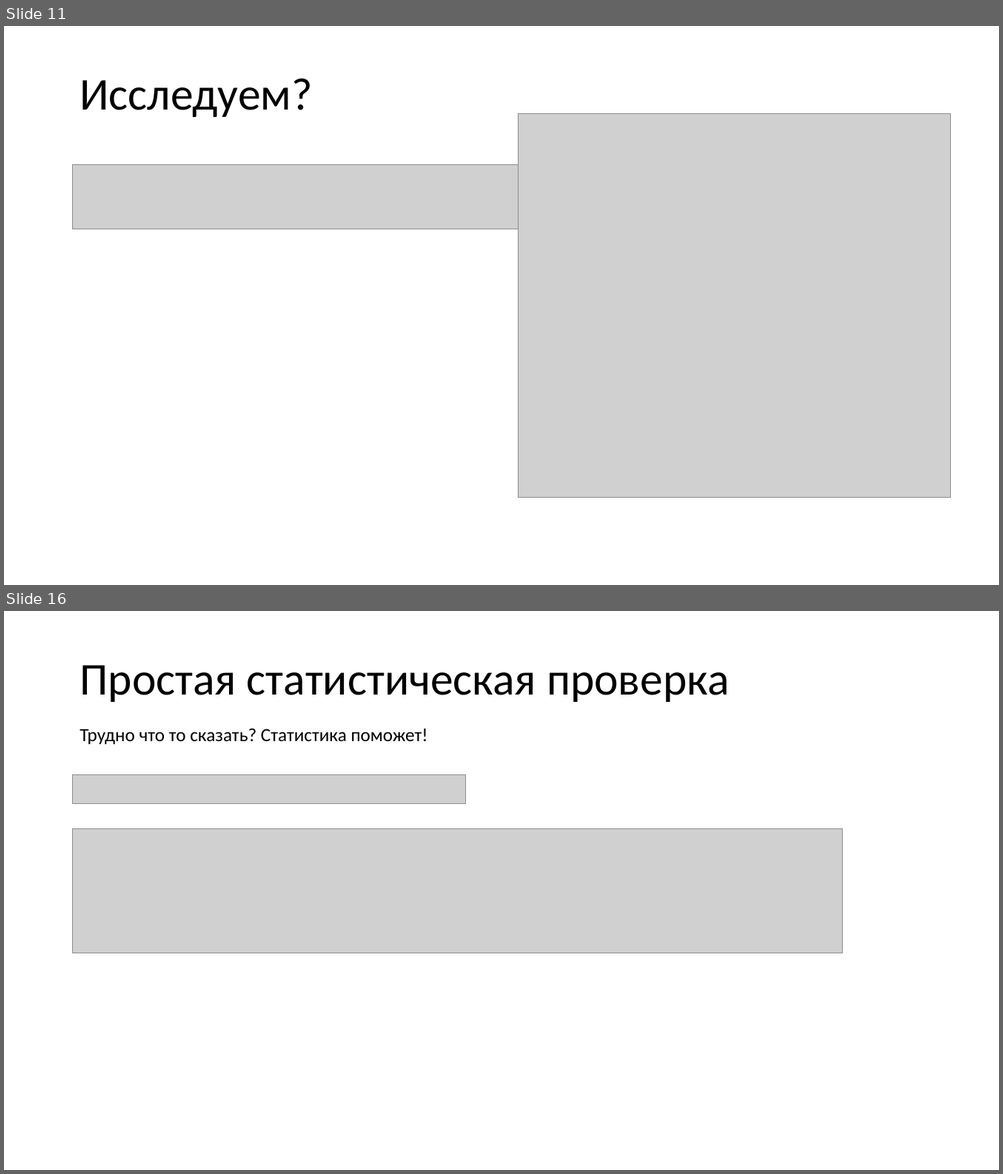
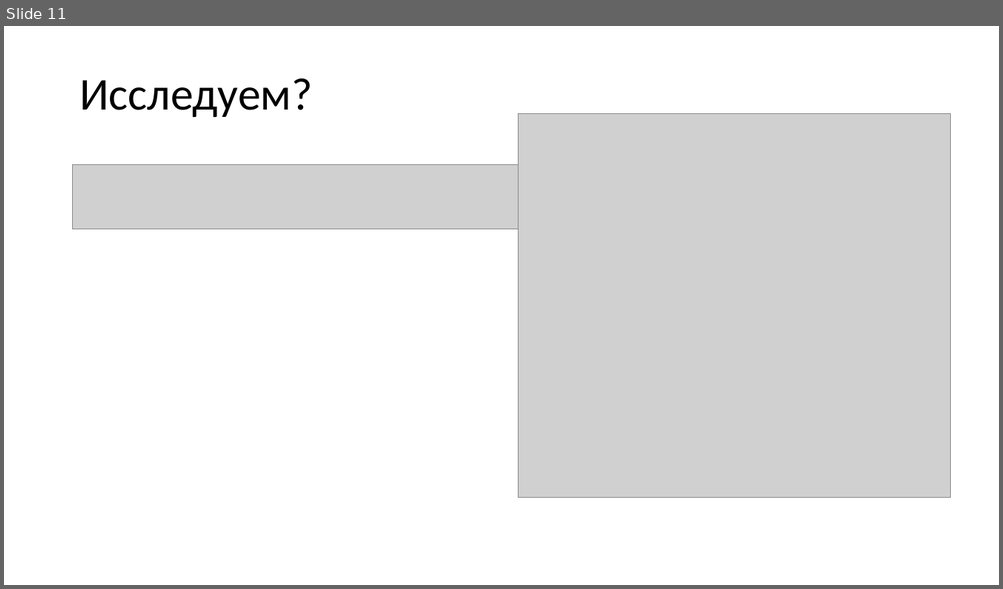
Before and after one commit to imhouston/MD-DA-2017, a slide deck: 5.1 Анализ данных. Многомерье. Начало.pptx. Shown one above the other, each under a label of ours: slides 11 and 16 before the commit, slide 11 after it; the slides between them are not shown. The pictures are 1003x1174 and 1003x589 pixels, drawn with LibreOffice and Linux fonts; fonts in the diff are those of the drawing; grey boxes stand for pictures. Boxes give left, top, right and bottom in pixels: in the first picture for what was removed or moved away, otherwise in the second. Text is boxed around its words. In the diff, an @@ line names an element or a change of style, - is before the commit and + after.

```diff
--- a/5.1 Анализ данных. Многомерье. Начало.pptx
+++ b/5.1 Анализ данных. Многомерье. Начало.pptx
@@ slide 16 removed at bbox=[4, 611, 999, 1170], background #FFFFFF @@
@@ title removed at bbox=[79, 665, 728, 702] @@
-Простая статистическая проверка
@@ text removed at bbox=[79, 728, 428, 744] @@
-Трудно что то сказать? Статистика поможет!
@@ picture removed at bbox=[73, 775, 466, 804] @@
@@ picture removed at bbox=[73, 829, 842, 954] @@
```
Also in this commit, not shown: 3 slides changed, 6 slides added, 17 other slides removed, 2 other files.
